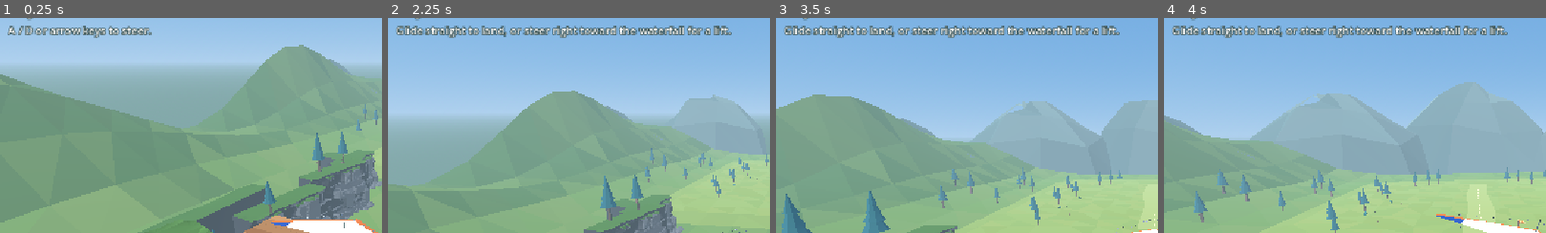
Above: before the commit, frames 1-4 (left to right).
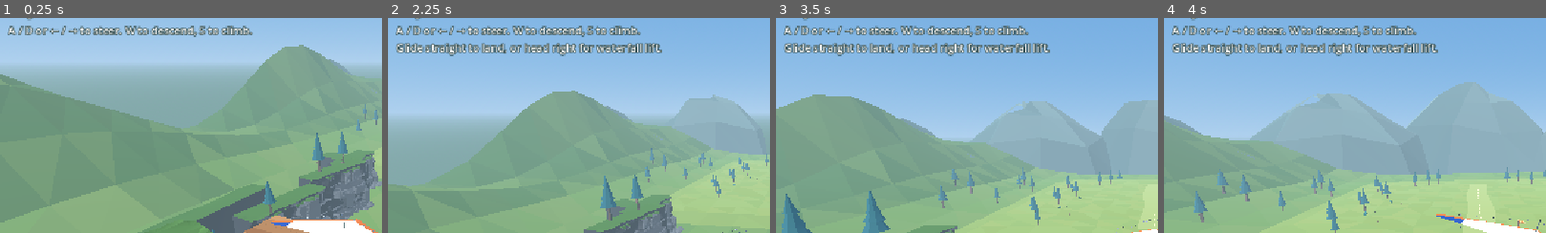
Above: after the commit, the same moments.

Repository: WillowbrookGame/willowbrook
Game: Godot game, scene res://game/skyhill/skyhill.tscn
Two runs of this game, one before a commit and one after it. Both use one fixed random seed, a clock stepped at 60 frames per second and the inputs below. This scene is started directly instead of the project's main scene.
Inputs (mouse positions are % of the whole screen's width and height, from its top left):
- Up to frame 1 (0.25 s): no input
- Up to frame 2 (2.25 s): click "Launch (E)" at 0.5 s; tap Enter at 1.25 s; move the mouse to (72, 45) at 1.27 s; hold Right (ui_right) 1.28-2 s; tap E at 1.35 s; click (72, 45) at 1.42 s; tap Space at 1.52 s; click "Launch (E)" at 2 s
- Up to frame 3 (3.5 s): drag from (30, 55) to (45, 70) at 2.77 s
- Up to frame 4 (4 s): move the mouse to (60, 28) at 3.52 s; hold Right (ui_right) from 3.53 s (still down); tap P at 3.6 s; click (60, 28) at 3.67 s
The pictures show only the part of the screen within x 0-50%, y 7-57%; the shares and areas given below are measured in that part.

The runs differ from the first frame. In frame 1, 1.7% of the frame differs, in the area x 13-67%, y 3-10%; in frame 2, 5.5%; in frame 3, 5.5%, in the area x 2-90%, y 3-18%; in frame 4, 5.5%.

Commit message:
Add climb and descent controls to Skyhill gliding

Diff:
--- a/game/skyhill/flight_model.gd
+++ b/game/skyhill/flight_model.gd
@@ -10,10 +10,14 @@
 const RUNOUT_TIME := 1.25
 const BANK_MAX := 0.40
 const LIFT_SPEED := 5.2
+const PITCH_MAX := 0.23
+const DIVE_SINK := 7.0
+const PULL_UP_CLIMB := 1.8
 
 var position := Vector3.ZERO
 var heading := 0.0
 var bank := 0.0
+var pitch := 0.0
 var climb := -SINK
 var lift := 0.0
 var steering := 0.0
@@ -27,6 +31,7 @@
 	position = origin
 	heading = yaw
 	bank = 0.0
+	pitch = 0.0
 	climb = -SINK
 	lift = 0.0
 	steering = 0.0
@@ -35,14 +40,22 @@
 	runout_elapsed = 0.0
 	runout_speed = 0.0
 
-func advance(delta: float, steer: float, updraft: float, height_over_meadow := INF) -> Vector3:
+func advance(delta: float, steer: float, updraft: float, height_over_meadow := INF,
+		pitch_input := 0.0, climb_room := 1.0) -> Vector3:
 	var approach := 1.0 - smoothstep(0.0, APPROACH_HEIGHT, height_over_meadow)
 	steering = lerpf(steering, clampf(steer, -1.0, 1.0), 1.0 - exp(-STEER_RESPONSE * delta))
 	lift = clampf(updraft, 0.0, 1.0)
 	heading -= steering * TURN_RATE * lerpf(1.0, 0.42, approach) * delta
 	bank = lerpf(bank, -steering * BANK_MAX * (1.0 - approach), 1.0 - exp(-8.0 * delta))
-	speed = lerpf(speed, lerpf(SPEED, APPROACH_SPEED, approach), 1.0 - exp(-7.0 * delta))
-	var target_climb := lerpf(lerpf(-SINK, -0.85, approach), LIFT_SPEED, lift)
+	var pitch_control := clampf(pitch_input, -1.0, 1.0)
+	var pitch_weight := absf(pitch_control) * (1.0 - approach)
+	pitch = lerpf(pitch, signf(pitch_control) * pitch_weight * PITCH_MAX, 1.0 - exp(-5.0 * delta))
+	var airspeed := SPEED + (3.0 if pitch_control < 0.0 else -2.0) * absf(pitch_control)
+	speed = lerpf(speed, lerpf(airspeed, APPROACH_SPEED, approach), 1.0 - exp(-7.0 * delta))
+	# Soften pitch near the meadow and limit manual climb without capping the waterfall.
+	var pull_up := lerpf(-SINK, PULL_UP_CLIMB, clampf(climb_room, 0.0, 1.0))
+	var vertical := lerpf(lerpf(-SINK, -0.85, approach), -DIVE_SINK if pitch_control < 0.0 else pull_up, pitch_weight)
+	var target_climb := lerpf(vertical, LIFT_SPEED, lift)
 	climb = lerpf(climb, target_climb, 1.0 - exp(-5.0 * delta))
 	position += (Vector3.FORWARD.rotated(Vector3.UP, heading) * speed + Vector3.UP * climb) * delta
 	return position
@@ -62,6 +75,8 @@
 	position = runout_start + Vector3.FORWARD.rotated(Vector3.UP, heading) * distance
 	speed = runout_speed * (1.0 - progress)
 	bank = lerpf(bank, 0.0, 1.0 - exp(-10.0 * delta))
+	pitch = lerpf(pitch, 0.0, 1.0 - exp(-10.0 * delta))
 	if progress >= 1.0:
 		bank = 0.0
+		pitch = 0.0
 	return progress >= 1.0
--- a/game/skyhill/skyhill.gd
+++ b/game/skyhill/skyhill.gd
@@ -5,6 +5,10 @@
 const AVATARS := preload("res://game/avatars/catalog.gd")
 enum State { DECK, FLYING, LANDING, MEADOW }
 const GROUND_CLEARANCE := 0.85
+const CLIMB_ABOVE_LAUNCH := 4.0
+const KEY_HINT := "A / D or ← / → to steer. W to descend, S to climb."
+const TOUCH_HINT := "Drag left/right to steer, up to descend, down to climb."
+const ROUTE_HINT := "\nGlide straight to land, or head right for waterfall lift."
 
 @onready var launch: Marker3D = $Course/Launch
 @onready var meadow: Marker3D = $Course/MeadowCenter
@@ -25,6 +29,7 @@
 var flight := FLIGHT.new()
 var touch_index := -1
 var touch_steer := 0.0
+var touch_pitch := 0.0
 var _touch_seen := false
 var _was_in_lift := false
 var _cue: AudioStreamPlayer
@@ -56,6 +61,7 @@
 	if event is InputEventScreenTouch and event.pressed and not _touch_seen:
 		_touch_seen = true
 		stick.show()
+		prompt.text = TOUCH_HINT + ROUTE_HINT
 	if event is InputEventScreenTouch:
 		if event.pressed and touch_index < 0 and stick.get_global_rect().has_point(event.position):
 			touch_index = event.index
@@ -69,16 +75,23 @@
 		get_viewport().set_input_as_handled()
 
 func _set_touch(point: Vector2) -> void:
-	var center := stick.get_global_rect().get_center()
-	var travel := clampf((point.x - center.x) / 40.0, -1.0, 1.0)
-	touch_steer = signf(travel) * remap(maxf(absf(travel), 0.10), 0.10, 1.0, 0.0, 1.0)
-	knob.position.x = 38.0 + touch_steer * 35.0
+	var travel := (point - stick.get_global_rect().get_center()) / 40.0
+	touch_steer = _stick_axis(travel.x)
+	touch_pitch = _stick_axis(travel.y)
+	knob.position = _knob_center() + Vector2(touch_steer * 35.0, touch_pitch * 28.0)
+
+func _stick_axis(value: float) -> float:
+	return signf(value) * remap(clampf(absf(value), 0.10, 1.0), 0.10, 1.0, 0.0, 1.0)
+
+func _knob_center() -> Vector2:
+	return (stick.size - knob.size) * 0.5
 
 func _clear_stick() -> void:
 	touch_index = -1
 	touch_steer = 0.0
-	if is_instance_valid(knob):
-		knob.position.x = 38.0
+	touch_pitch = 0.0
+	if is_instance_valid(stick) and is_instance_valid(knob):
+		knob.position = _knob_center()
 
 func _action() -> void:
 	match state:
@@ -90,12 +103,13 @@
 	flight.reset(launch.global_position, launch.global_rotation.y)
 	_glider_pose()
 	_camera_pose(1.0)
-	_set_hud("Drag the stick to steer." if _touch_seen else "A / D or arrow keys to steer.", "Launch" if _touch_seen else "Launch (E)")
+	_set_hud(TOUCH_HINT if _touch_seen else KEY_HINT, "Launch" if _touch_seen else "Launch (E)")
 
 func _launch() -> void:
 	state = State.FLYING
 	flight.reset(launch.global_position, launch.global_rotation.y)
-	_set_hud("Glide straight to land, or steer right toward the waterfall for a lift.", "Return to deck (E)")
+	var hint := TOUCH_HINT if _touch_seen else KEY_HINT
+	_set_hud(hint + ROUTE_HINT, "Return to deck (E)")
 
 func _land(where: Vector3) -> void:
 	state = State.LANDING
@@ -141,9 +155,10 @@
 	if state != State.FLYING and state != State.LANDING:
 		return
 	var keys := float(Input.is_physical_key_pressed(KEY_D) or Input.is_physical_key_pressed(KEY_RIGHT)) - float(Input.is_physical_key_pressed(KEY_A) or Input.is_physical_key_pressed(KEY_LEFT))
-	step_flight(delta, touch_steer if touch_index >= 0 else keys)
-
-func step_flight(delta: float, steer: float) -> void:
+	var pitch_keys := float(Input.is_physical_key_pressed(KEY_S) or Input.is_physical_key_pressed(KEY_DOWN)) - float(Input.is_physical_key_pressed(KEY_W) or Input.is_physical_key_pressed(KEY_UP))
+	step_flight(delta, touch_steer if touch_index >= 0 else keys, touch_pitch if touch_index >= 0 else pitch_keys)
+
+func step_flight(delta: float, steer: float, pitch_input := 0.0) -> void:
 	if state == State.LANDING:
 		var stopped: bool = flight.advance_runout(delta)
 		_glider_pose()
@@ -157,7 +172,8 @@
 	var wind := lift_at(prev)
 	var floor_y := meadow.global_position.y + GROUND_CLEARANCE
 	var height := prev.y - floor_y if in_meadow(prev) else INF
-	var next := flight.advance(delta, steer, wind, height)
+	var climb_room := 1.0 - smoothstep(launch.global_position.y, launch.global_position.y + CLIMB_ABOVE_LAUNCH, prev.y)
+	var next := flight.advance(delta, steer, wind, height, pitch_input, climb_room)
 	if wind > 0.10 and not _was_in_lift:
 		_cue.play()
 	_was_in_lift = wind > 0.10
@@ -215,7 +231,7 @@
 
 func _glider_pose() -> void:
 	glider.global_position = flight.position
-	glider.rotation = Vector3(0.0, flight.heading, flight.bank)
+	glider.rotation = Vector3(flight.pitch, flight.heading, flight.bank)
 
 func _camera_pose(weight: float) -> void:
 	var offset := Vector3(0.0, 4.0, 9.4)
--- a/game/skyhill/skyhill.tscn
+++ b/game/skyhill/skyhill.tscn
@@ -762,7 +762,7 @@
 theme_override_colors/font_outline_color = Color(0.09, 0.19, 0.18, 1)
 theme_override_constants/outline_size = 5
 theme_override_font_sizes/font_size = 16
-text = "A / D or touch stick to steer"
+text = "A / D or ← / → to steer. W to descend, S to climb."
 autowrap_mode = 3
 
 [node name="WaterfallGuide" type="PanelContainer" parent="HUD"]
--- a/game/skyhill/test_skyhill_flight.gd
+++ b/game/skyhill/test_skyhill_flight.gd
@@ -24,6 +24,51 @@
 	rider_forward.y = 0.0
 	check(nose_forward.normalized().dot(heading) > 0.95, "The sail nose faces away from flight")
 	check(rider_forward.normalized().dot(heading) > 0.95, "The rider faces away from flight")
+
+func keyboard_event(key: Key, pressed: bool) -> void:
+	var event := InputEventKey.new()
+	event.physical_keycode = key
+	event.pressed = pressed
+	Input.parse_input_event(event)
+	Input.flush_buffered_events()
+
+func check_pitch_controls(level: Node3D) -> void:
+	var start: Vector3 = level.launch.global_position
+	for pair in [[KEY_W, -1], [KEY_S, 1], [KEY_UP, -1], [KEY_DOWN, 1]]:
+		level._launch()
+		keyboard_event(pair[0], true)
+		for _i in 36:
+			level._physics_process(FRAME)
+		keyboard_event(pair[0], false)
+		check(level.state == level.State.FLYING, "Pitch input should leave the glider flying")
+		var pitch: float = level.flight.pitch
+		check(pitch * pair[1] > 0.15, "Wrong visual pitch for key %s" % pair[0])
+		check((level.flight.position.y - start.y) * pair[1] > 0.06, "Wrong vertical travel for key %s" % pair[0])
+		check(is_equal_approx(level.get_node("Glider").rotation.x, pitch), "Flight pitch was not shown on the glider")
+		level._physics_process(FRAME)
+		check(absf(level.flight.pitch) < absf(pitch) and absf(level.flight.pitch) > 0.1, "Released pitch should ease back")
+		level._on_deck()
+		check(level.flight.pitch == 0.0, "Returning to deck should reset pitch")
+	level._launch()
+	keyboard_event(KEY_W, true)
+	keyboard_event(KEY_S, true)
+	level._physics_process(FRAME)
+	keyboard_event(KEY_W, false)
+	keyboard_event(KEY_S, false)
+	check(level.flight.pitch == 0.0 and level.flight.climb < 0.0, "Opposing pitch keys should cancel")
+	level._on_deck()
+
+	var flight = level.FLIGHT.new()
+	flight.reset(Vector3.ZERO, 0.0)
+	for _i in 180:
+		flight.advance(FRAME, 0.0, 0.0, INF, 1.0, 0.0)
+	check(flight.climb < 0.0, "Manual pitch must not climb past the course ceiling")
+	for _i in 90:
+		flight.advance(FRAME, 0.0, 1.0, INF, 1.0, 0.0)
+	check(flight.climb > 4.0, "Waterfall lift must still work above the manual climb ceiling")
+	for _i in 90:
+		flight.advance(FRAME, 0.0, 0.0, 0.01, -1.0)
+	check(flight.speed < 10.1 and flight.climb > -1.0, "Holding dive near the meadow should not defeat the landing flare")
 
 func _run() -> void:
 	var level := SKYHILL.instantiate()
@@ -49,6 +94,7 @@
 	check(level.get_node("Glider/RiderAnchor").get_child_count() == 1, "Rider did not load")
 	var launch: Vector3 = level.launch.global_position
 	check(level.flight.position.is_equal_approx(launch), "Authored launch placement was ignored")
+	check_pitch_controls(level)
 
 	level._action()
 	var coast_frames := 0
@@ -120,7 +166,7 @@
 	var near_edge: Vector3 = level.meadow.to_global(Vector3(0.0, level.GROUND_CLEARANCE, -level.landing_bounds.size.z * 0.5 + 2.0))
 	level._land(near_edge)
 	for _i in 90:
-		level.step_flight(FRAME, 1.0)
+		level.step_flight(FRAME, 1.0, -1.0)
 	check(level.state == level.State.MEADOW and level.in_meadow(level.flight.position), "Short landing must stop inside the meadow")
 	check(absf(level.flight.position.distance_to(near_edge) - 1.5) < 0.02, "Runout must shorten at the edge without turning")
 	level._action()
@@ -162,23 +208,30 @@
 		touch.index = 3
 		touch.position = level.stick.get_global_rect().get_center() + Vector2(25, 0)
 		level._input(touch)
-		check(level.touch_index == 3 and level.touch_steer > .5, "Touch steering did not accept press")
+		check(level.touch_index == 3 and level.touch_steer > .5 and level.touch_pitch == 0.0, "Horizontal touch input should only steer")
 		var drag := InputEventScreenDrag.new()
-		drag.position = level.stick.get_global_rect().get_center() + Vector2(-90, 0)
+		drag.position = level.stick.get_global_rect().get_center() + Vector2(-90, -90)
 		drag.index = 7
 		level._input(drag)
-		check(level.touch_steer > .5, "Second finger stole the steering stick")
+		check(level.touch_steer > .5 and level.touch_pitch == 0.0, "Second finger stole the flight stick")
 		drag.index = touch.index
 		level._input(drag)
-		check(level.touch_steer == -1.0, "Touch should track outside the stick")
-		drag.position = level.stick.get_global_rect().get_center() + Vector2(3.0, 0)
-		level._input(drag)
-		check(level.touch_steer == 0.0, "Stick should ignore minor center jitter")
+		check(level.touch_steer == -1.0 and level.touch_pitch == -1.0, "Diagonal touch should steer and descend outside the stick")
+		drag.position = level.stick.get_global_rect().get_center() + Vector2(0, 90)
+		level._input(drag)
+		var touch_start: Vector3 = level.flight.position
+		for _i in 36:
+			level._physics_process(FRAME)
+		check(level.touch_steer == 0.0 and level.touch_pitch == 1.0 and level.flight.position.y > touch_start.y, "Touch down should climb without steering")
+		drag.position = level.stick.get_global_rect().get_center() + Vector2(3.0, -3.0)
+		level._input(drag)
+		check(level.touch_steer == 0.0 and level.touch_pitch == 0.0, "Stick should ignore minor center jitter")
 		touch.pressed = false
 		level._input(touch)
-		check(level.touch_index == -1 and level.touch_steer == 0, "Touch release did not clear steering")
+		check(level.touch_index == -1 and level.touch_steer == 0.0 and level.touch_pitch == 0.0, "Touch release did not clear flight inputs")
+		check(level.knob.get_global_rect().get_center().is_equal_approx(level.stick.get_global_rect().get_center()), "Released touch knob did not return to center")
 		level._on_deck()
 	if failures == 0:
-		print("PASS Skyhill: gentle steering, default and waterfall routes, landing runout, relaunch, return, bounds, waterfall cues and responsive touch")
+		print("PASS Skyhill: keyboard and touch pitch, gentle steering, default and waterfall routes, landing runout, relaunch, return, bounds, and waterfall cues")
 	level.free()
 	quit(0 if failures == 0 else 1)
Not shown, changed: game/skyhill/EDITING.md
